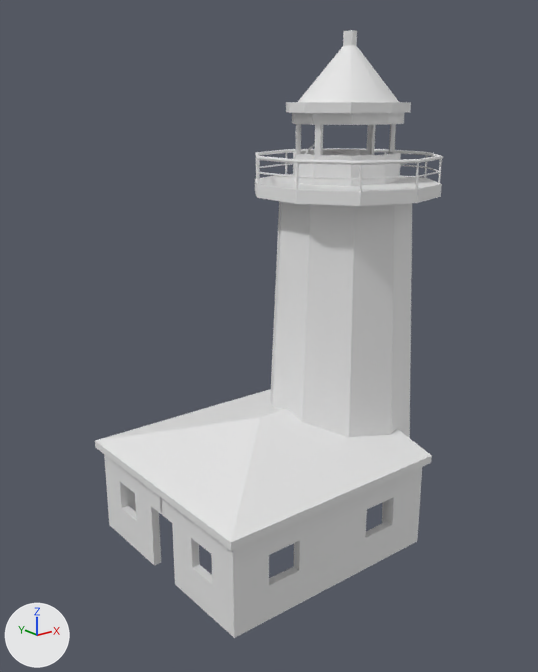
The Blender file Assets/Antonio/Lighthouse.blend, before and after one commit.
Rendered twice from a camera (50 mm lens) standing at (-12.84, -13.13, 10.22) and looking at (-2.25, 0.11, 4.92). Every picture has the same lights, and +X, +Y and +Z are marked at lower left.
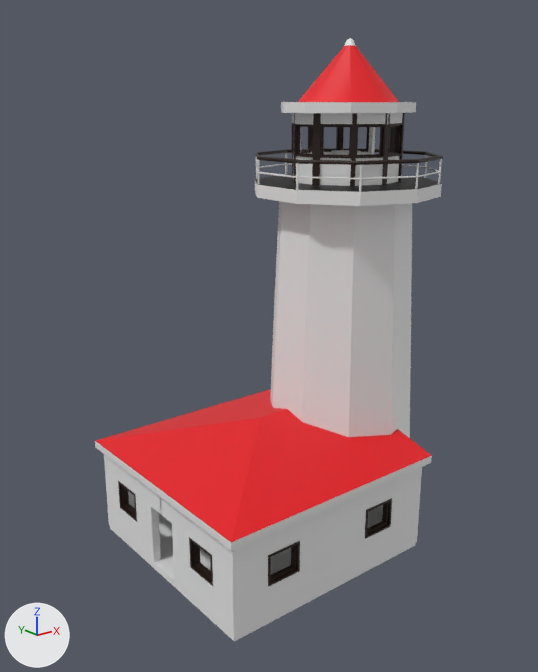
Diff of the bpy script that builds the scene:
```diff
--- a/Assets/Antonio/Lighthouse.blend.py
+++ b/Assets/Antonio/Lighthouse.blend.py
@@ mat_roof @@
+mat_roof = principled_material('Roof')
+mat_roof.base_color = (0.8, 0.0, 0.00635)  # red #e70013
+mat_roof.specular_ior_level = 0.559
@@ mat_dark_metal @@
+mat_dark_metal = principled_material('Dark Metal')
+mat_dark_metal.base_color = (0.0194, 0.0194, 0.0194)  # black #262626
+mat_dark_metal.metallic = 1.0
+mat_dark_metal.specular_ior_level = 0.514
@@ me_cube_001 @@
 me_cube_001.from_pydata(...)  # 28 vertices, 20 faces; spans x -3.42..2.5, y -2.9..0.0, z 0.97..1.96
+# me_cube_001 part 1: all 6 faces centred in x -2.42..2.33, y -2.37..-0.97, z 1.3..1.6 switch from no material to mat_roof (red #e70013)
+me_cube_001.materials.append(mat_wall)  # white #e7e7e7
@@ me_circle_002 @@
-me_circle_002.from_pydata(...)  # 376 vertices, 288 faces; spans x -2.14..2.17, y -2.27..0.0, z -0.08..11.78
+me_circle_002.from_pydata(...)  # 393 vertices, 309 faces; spans x -2.14..2.17, y -2.27..0.0, z -0.23..11.63
+# me_circle_002 part 2: 44 vertices moved from x -1.79..1.9, y -1.98..0.0, z -0.08..6.1 to x -1.79..1.9, y -1.98..0.0, z -0.23..5.46; 16 vertices added at x 1.27..2.17, y -0.51..-0.24, z -0.23..8.44
+# me_circle_002 part 3: 26 vertices moved from x -1.55..1.57, y -1.4..0.0, z 10.0..11.78 to x -1.63..1.66, y -1.55..0.0, z 10.0..11.58; 1 vertex added at x 0.03, y 0.0, z 11.63
+# me_circle_002 part 4: 48 faces spanning x -2.14..2.16, y -2.27..0.0, z 8.97..9.06 switch from no material to mat_wood (black #230e05)
+# me_circle_002 part 5: 6 faces spanning x -1.24..1.27, y -1.16..0.0, z 10.23..11.46 switch from no material to mat_roof (red #e70013)
+# me_circle_002 part 6: 5 faces spanning x -2.14..2.17, y -2.27..0.0, z 8.42..8.44 switch from no material to mat_dark_metal (black #262626)
+me_circle_002.materials.append(mat_wall)  # white #e7e7e7
@@ me_cube_002 @@
-me_cube_002.from_pydata(...)  # 42 vertices, 25 faces; spans x -3.27..2.38, y -2.74..0.02, z -1.22..0.97
+me_cube_002.from_pydata(...)  # 104 vertices, 103 faces; spans x -3.27..3.86, y -2.74..0.02, z -1.32..0.97
+# me_cube_002 part 7: a new loose piece of 20 vertices spanning x -3.25..3.86, y -2.74..0.0, z -1.32..-1.13
+# me_cube_002 part 8: 8 vertices removed from x -1.52..1.4, y -2.74, z -1.22..0.97; 50 vertices added at x -3.08..2.19, y -2.74..0.02, z -1.22..0.97
@@ ob_cube_001 @@
 ob_cube_001 = bpy.data.objects.new('Cube.001', me_cube_002)
-ob_cube_001.location = (-2.18, 0.0, 1.0)
+ob_cube_001.location = (-2.19, 0.0, 1.0)
 _m = ob_cube_001.modifiers.new('Mirror', 'MIRROR')
 _m.use_axis = (False, True, False)
-_m = ob_cube_001.modifiers.new('Solidify', 'SOLIDIFY')
-_m.thickness = -0.19
-_m.use_even_offset = True
-_m.nonmanifold_thickness_mode = 'FIXED'
-_m.nonmanifold_merge_threshold = 0.0003
+_m.use_clip = True
@@ ob_cube_007 @@
+ob_cube_007 = bpy.data.objects.new('Cube.007', me_cube)  # 64 vertices, 32 faces; spans x -1.37..0.83, y -1.27..1.31, z -0.81..1.03; in mat_wood (black #230e05)
+ob_cube_007.location = (0.03, -0.02, 9.1)
@@ ob_cube_008 @@
+ob_cube_008 = bpy.data.objects.new('Cube.008', me_cube_000)  # 32 vertices, 24 faces; spans x -0.093..0.138, y -0.423..0.0, z 0.0..0.737; in mat_wood (black #230e05); modifiers MIRROR
+ob_cube_008.location = (-5.37, 1.6, 0.62)
+ob_cube_008.scale = (1.0, -1.0, 1.0)
@@ ob_cube_006 @@
+ob_cube_006 = bpy.data.objects.new('Cube.006', me_cube_003)  # 288 vertices, 288 faces; spans x -0.09..3.43, y -1.92..1.75, z 0.0..1.01; in mat_wood (black #230e05)
+ob_cube_006.location = (-1.01, -0.65, 9.04)
+ob_cube_006.rotation_euler = (0.0, 0.0, 0.619)  # degrees (0, 0, 35)
+ob_cube_006.scale = (0.721, 0.721, 0.721)
@@ ob_cube_004 @@
+ob_cube_004 = bpy.data.objects.new('Cube.004', me_cube_000)  # 32 vertices, 24 faces; spans x -0.093..0.138, y -0.423..0.0, z 0.0..0.737; in mat_wood (black #230e05); modifiers MIRROR
+ob_cube_004.location = (-1.28, -2.67, 0.62)
+ob_cube_004.rotation_euler = (0.0, 0.0, 1.571)  # degrees (0, 0, 90)
@@ ob_cube_003 @@
+ob_cube_003 = bpy.data.objects.new('Cube.003', me_cube_000)  # 32 vertices, 24 faces; spans x -0.093..0.138, y -0.423..0.0, z 0.0..0.737; in mat_wood (black #230e05); modifiers MIRROR
+ob_cube_003.location = (-4.13, -2.67, 0.62)
+ob_cube_003.rotation_euler = (0.0, 0.0, 1.571)  # degrees (0, 0, 90)
@@ ob_cube_002 @@
+ob_cube_002 = bpy.data.objects.new('Cube.002', me_cube_000)  # 32 vertices, 24 faces; spans x -0.093..0.138, y -0.423..0.0, z 0.0..0.737; in mat_wood (black #230e05); modifiers MIRROR
+ob_cube_002.location = (-5.37, -1.6, 0.62)
```

Where the change shows, as pixel boxes (x1, y1, x2, y2) in the pictures (538 x 672 px; the box of a moved part takes in the faces that stretch with it):
'Circle', reshaped: before (255, 30, 443, 522); after (255, 38, 443, 515)
'Cube.001', reshaped, moved, modifiers changed: before (104, 455, 422, 638); after (104, 455, 422, 641)
'Cube.006', added (black): after (291, 123, 403, 158)
'Cube.007', added (black): after (292, 113, 405, 186)
'Cube.003', added (black): after (268, 541, 300, 586)
'Cube.002', added: after (189, 537, 213, 586)
'Cube.004', added (black): after (365, 498, 392, 539)
'Cube.008', added: after (118, 481, 137, 522)
part 1 of me_cube_001, recoloured (white to red): (95, 389, 432, 542) in both
part 2 of me_circle_002, moved or reshaped: before (270, 252, 410, 522); after (270, 177, 423, 515)
part 3 of me_circle_002, moved or reshaped: before (286, 30, 411, 113); after (281, 38, 416, 113)
part 4 of me_circle_002, recoloured (white to black): (255, 148, 443, 165) in both
part 5 of me_circle_002, recoloured (white to red): (298, 45, 399, 102) in both
part 6 of me_circle_002, recoloured (white to black): (255, 174, 441, 192) in both
part 7 of me_cube_002, added: after (110, 506, 416, 641)
part 8 of me_cube_002, built on: before (269, 467, 422, 619); after (128, 467, 422, 619)
